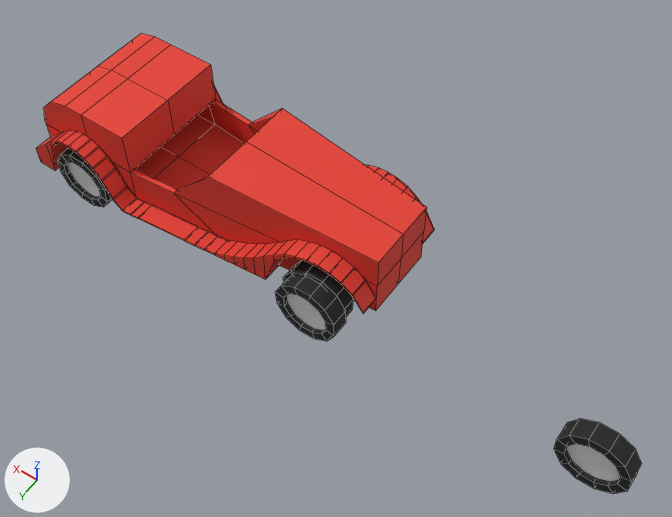
The Blender file cars/car_30s_roadster.blend, before and after one commit.
The view is the same before and after, from a 50 mm lens placed at (-2.31, 2.35, 3.41), pointed at (-0.73, 0.14, -0.06). Lighting does not change. The marker at lower left points along +X, +Y and +Z. Mesh edges are drawn as thin lines.

Names of what the first picture shows: 'Cube.001', 'runner', 'wheels', 'wheels.001'.
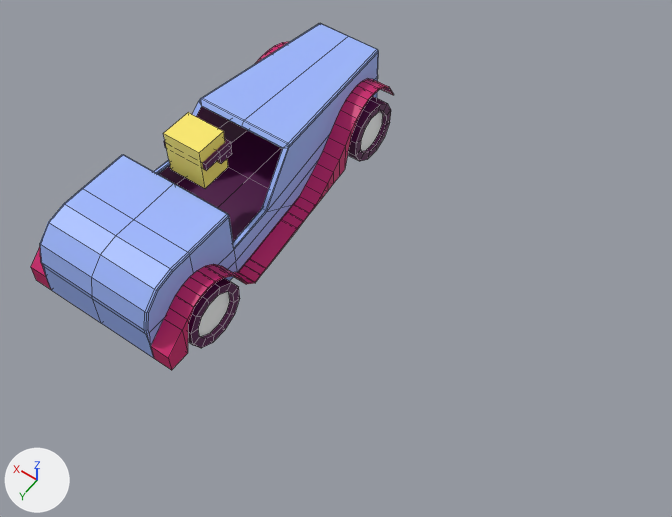
Boxes (x1, y1, x2, y2) around the edits, measured in the pictures (672 x 517 px):
'car_roadster', added (blue)
    after: (40, 23, 379, 358)
'Cube.001', deleted (red)
    before: (44, 33, 427, 311)
'runner', reshaped, moved, turned, modifiers changed
    before: (36, 86, 434, 314)
    after: (31, 42, 394, 370)
'wheels', recoloured, reshaped, moved, turned, modifiers changed
    before: (283, 260, 642, 494)
    after: (188, 278, 240, 348)
'wheels.001', recoloured, moved, turned, modifiers changed
    before: (58, 148, 346, 341)
    after: (348, 96, 391, 161)
'car_convertible.001', added (yellow)
    after: (163, 112, 232, 188)
part 1 of me_cube_002, added (pink)
    after: (31, 42, 289, 290)
part 2 of me_cube_002, recoloured
    before: (36, 86, 434, 314)
    after: (151, 78, 394, 370)
part 3 of me_cube_004, recoloured
    before: (58, 148, 642, 494)
    after: (348, 96, 391, 161)

Patch to the scene script:
```diff
--- a/cars/car_30s_roadster.blend.py
+++ b/cars/car_30s_roadster.blend.py
@@ me_cube_002 @@
-me_cube_002.from_pydata(...)  # 128 vertices, 126 faces; spans x -1.0..1.0, y 0.2..0.44, z -0.2..0.11
+me_cube_002.from_pydata(...)  # 256 vertices, 252 faces; spans x -1.0..1.0, y -0.44..0.44, z -0.2..0.11
+# me_cube_002 part 1: the loose piece of 128 vertices spanning x -1.0..1.0, y 0.2..0.44, z -0.2..0.11 is copied, and the copy is mirrored in y about the mesh origin, in mat_lowpoly_pixeltexture_mat (picture img_peachy_pop_16_1x_png); it spans x -1.0..1.0, y -0.44..-0.2, z -0.2..0.11
+# me_cube_002 part 2: 126 faces spanning x -1.0..1.0, y 0.2..0.44, z -0.2..0.11 switch from mat_material (red #e73c2d) to mat_lowpoly_pixeltexture_mat (picture img_peachy_pop_16_1x_png)
@@ me_cube_004 @@
 me_cube_004.from_pydata(...)  # 48 vertices, 38 faces; spans x 0.196..0.281, y -0.887..-0.549, z -0.027..0.31
 # used by ob_wheels; location = (-1.458, 0.0337, -0.289); rotation_euler = (0.0, 0.0, 1.571), in degrees (0, 0, 90); scale = (1.13, 1.0, 1.0)
-me_cube_004.materials.append(mat_gray_chrome)  # white #e7e7e7
+# me_cube_004 part 3: all 37 faces that had it switch from mat_lowpoly_img_texture_mat (picture img_blackened_peachy_pop_16_1x_png) to mat_lowpoly_pixeltexture_mat (picture img_peachy_pop_16_1x_png)
@@ me_cube_003 @@
+me_cube_003.from_pydata(...)  # 48 vertices, 38 faces; spans x 0.196..0.281, y -0.887..-0.549, z -0.027..0.31
+me_cube_003.polygons.foreach_set('use_smooth', [True] * 38)
+me_cube_003.materials.append(mat_lowpoly_pixeltexture_mat)  # picture img_peachy_pop_16_1x_png
@@ ob_cube_001 @@
-ob_cube_001 = bpy.data.objects.new('Cube.001', me_cube_001)
@@ ob_runner @@
 ob_runner = bpy.data.objects.new('runner', me_cube_002)
+ob_runner.parent = ob_car_roadster
 ob_runner.location = (0.0, 0.0, 0.0)
-_m = ob_runner.modifiers.new('hops_mirror', 'MIRROR')
-_m.use_axis = (False, True, False)
-_m.use_bisect_axis = (False, True, False)
-_m.use_clip = True
+ob_runner.rotation_euler = (0.0, 0.0, -1.571)  # degrees (0, 0, -90)
@@ ob_wheels @@
-ob_wheels = bpy.data.objects.new('wheels', me_cube_004)
-ob_wheels.location = (-1.458, 0.0337, -0.289)
-ob_wheels.rotation_euler = (0.0, 0.0, 1.571)  # degrees (0, 0, 90)
+ob_wheels = bpy.data.objects.new('wheels', me_cube_003)
+ob_wheels.parent = ob_car_roadster
+ob_wheels.location = (0.116, 0.0409, -0.289)
 ob_wheels.scale = (1.13, 1.0, 1.0)
-_m = ob_wheels.modifiers.new('hops_mirror', 'MIRROR')
-_m.use_axis = (False, True, False)
-_m.use_bisect_axis = (True, False, False)
-_m.use_clip = True
@@ ob_wheels_001 @@
 ob_wheels_001 = bpy.data.objects.new('wheels.001', me_cube_004)
-ob_wheels_001.location = (-0.0409, 0.116, -0.289)
-ob_wheels_001.rotation_euler = (0.0, 0.0, 1.571)  # degrees (0, 0, 90)
+ob_wheels_001.parent = ob_car_roadster
+ob_wheels_001.location = (0.0337, 1.458, -0.289)
 ob_wheels_001.scale = (1.13, 1.0, 1.0)
-_m = ob_wheels_001.modifiers.new('hops_mirror', 'MIRROR')
-_m.use_axis = (False, True, False)
-_m.use_bisect_axis = (True, False, False)
-_m.use_clip = True
@@ ob_car_roadster @@
+ob_car_roadster = bpy.data.objects.new('car_roadster', me_cube_001_1)  # 219 vertices, 198 faces; spans x -0.33..0.33, y -1.0..1.0, z -0.19..0.24; in mat_lowpoly_pixeltexture_mat (picture img_peachy_pop_16_1x_png)
+ob_car_roadster.location = (0.0, 0.0, 0.0)
+ob_car_roadster.rotation_euler = (0.0, 0.0, 3.142)  # degrees (0, 0, 180)
@@ ob_car_convertible_001 @@
+ob_car_convertible_001 = bpy.data.objects.new('car_convertible.001', me_cube_008)  # 24 vertices, 20 faces; spans x -0.0573..0.0573, y -0.0385..0.0455, z -0.0534..0.0534; in mat_lospec_material (picture img_peachy_pop_16_1x_png_002)
+ob_car_convertible_001.parent = ob_car_roadster
+ob_car_convertible_001.location = (0.00257, -0.235, 0.315)
+ob_car_convertible_001.scale = (2.2, 2.2, 2.2)
```
